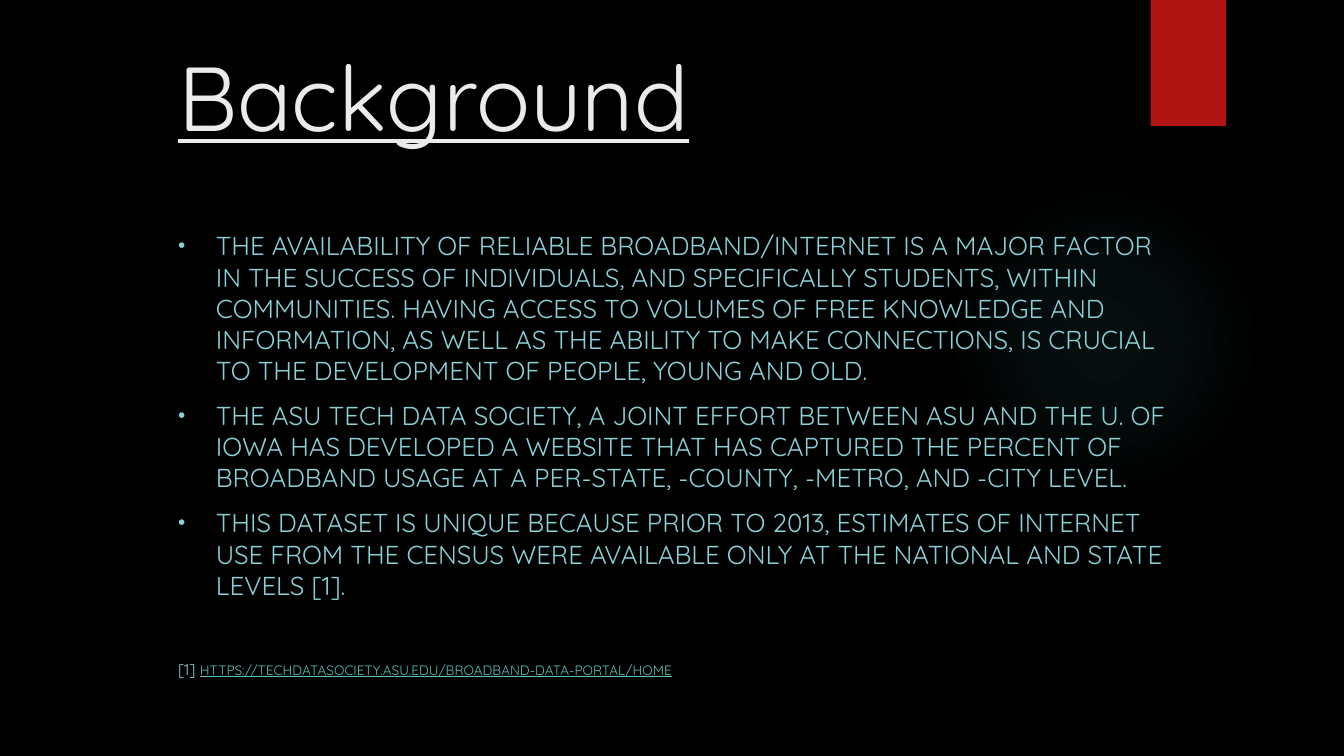
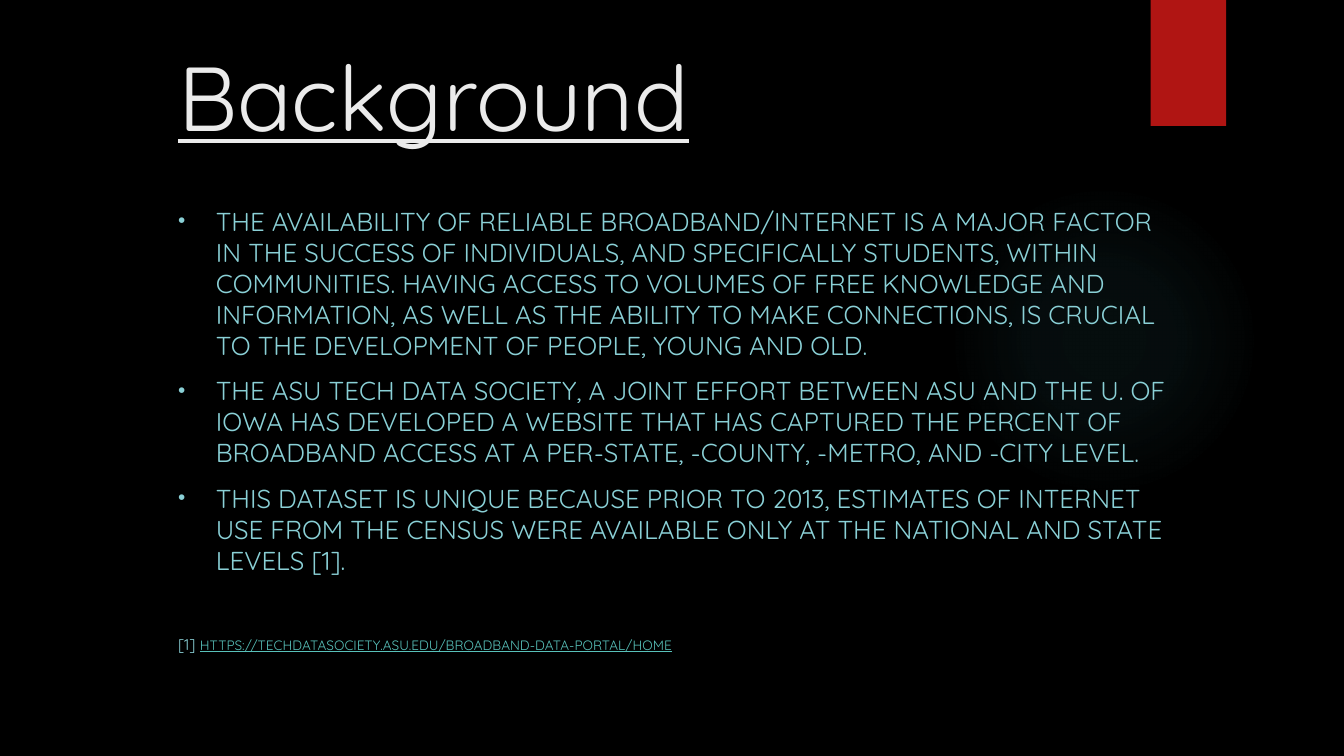
Before and after one commit to Falcon-d/Project-1-Broadband-Access, a slide deck: slide 2 of Project 1 Deck.pptx. Drawn at 1344x756 pixels with LibreOffice and Linux fonts; fonts in the diff are those of the drawing; background and template pictures are left out. Boxes give left, top, right and bottom in pixels: in the first picture for what was removed or moved away, otherwise in the second. Text is boxed around its words. In the diff, an @@ line names an element or a change of style, - is before the commit and + after.

```diff
--- a/Project 1 Deck.pptx
+++ b/Project 1 Deck.pptx
@@ subtitle "THE AVAILABILITY OF RELIABLE BROADBAND/INTERNET ...": place and size @@
-subtitle "THE AVAILABILITY OF RELIABLE BROADBAND/INTERNET ..." at bbox=[178, 234, 1165, 678]
+subtitle "THE AVAILABILITY OF RELIABLE BROADBAND/INTERNET ..." at bbox=[178, 210, 1165, 653]
@@ subtitle at bbox=[216, 381, 1165, 465]: text changed @@
-• THE ASU TECH DATA SOCIETY, A JOINT EFFORT BETWEEN ASU AND THE U. OF IOWA HAS DEVELOPED A WEBSITE THAT HAS CAPTURED THE PERCENT OF BROADBAND USAGE AT A PER-STATE, -COUNTY, -METRO, AND -CITY LEVEL.
+• THE ASU TECH DATA SOCIETY, A JOINT EFFORT BETWEEN ASU AND THE U. OF IOWA HAS DEVELOPED A WEBSITE THAT HAS CAPTURED THE PERCENT OF BROADBAND ACCESS AT A PER-STATE, -COUNTY, -METRO, AND -CITY LEVEL.
```
Also in this commit, not shown: 4 other slides changed, 2 slides added, 1 slide removed.
